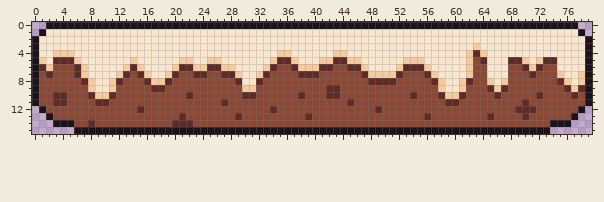
Pixel-art file: Assets/world-platforms.aseprite. Above: the version before the commit.
80x16 pixels, 1 frame.
Now the later version:
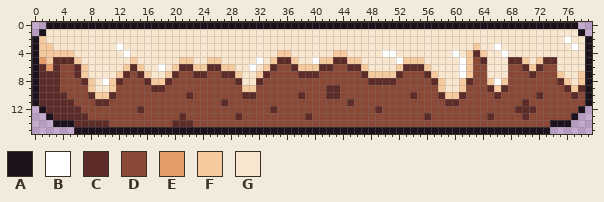
Palette (. is transparent): A #1c121c  B #ffffff  C #5d2c28  D #8a4836  E #e69c69  F #f6ca9f  G #f9e6cf
Log entry: add shadows and highlights
The exact change:
layer "Base" added
layer "Shadow" added
layer "Highlights" added
layer "Layer 1" removed
Changed rows in their new state; - is an unchanged pixel.
Layers "Highlights", "Shadow":
first column x 1:
 2 F--------------------------------------------------------------------------B-
 3 FF---------B-----------------------------------------------------B----------B
 4 FF----------B------------------------------------BB--------B------B----------
 5 EF-----------------------------B-------B-----------B--------B----------------
 6 -EC--------------B------------B-----------------------------B----------------
 7 C-C---------------------------------------------------------B----------------
 8 CCC------B-------------------------------------------------------B-----------
 9 CCC--------------------------------------------------------------------------
10 CC---------------------------------------------------------------------------
11 CC--C------------------------------------------------------------------------
12 -CCCCC-----------------------------------------------------------------------
13 --CCCCC----------------------------------------------------------------------
14 -----CC-CC-------------------------------------------------------------------
Pixel boxes of the changes (left, top, right, bottom) in both pictures:
changed: (39, 36, 130, 127)
changed: (564, 36, 578, 50)
changed: (494, 43, 508, 85)
changed: (382, 50, 403, 64)
changed: (452, 50, 466, 78)
changed: (249, 57, 263, 71)
changed: (312, 57, 319, 64)
changed: (158, 64, 165, 71)
